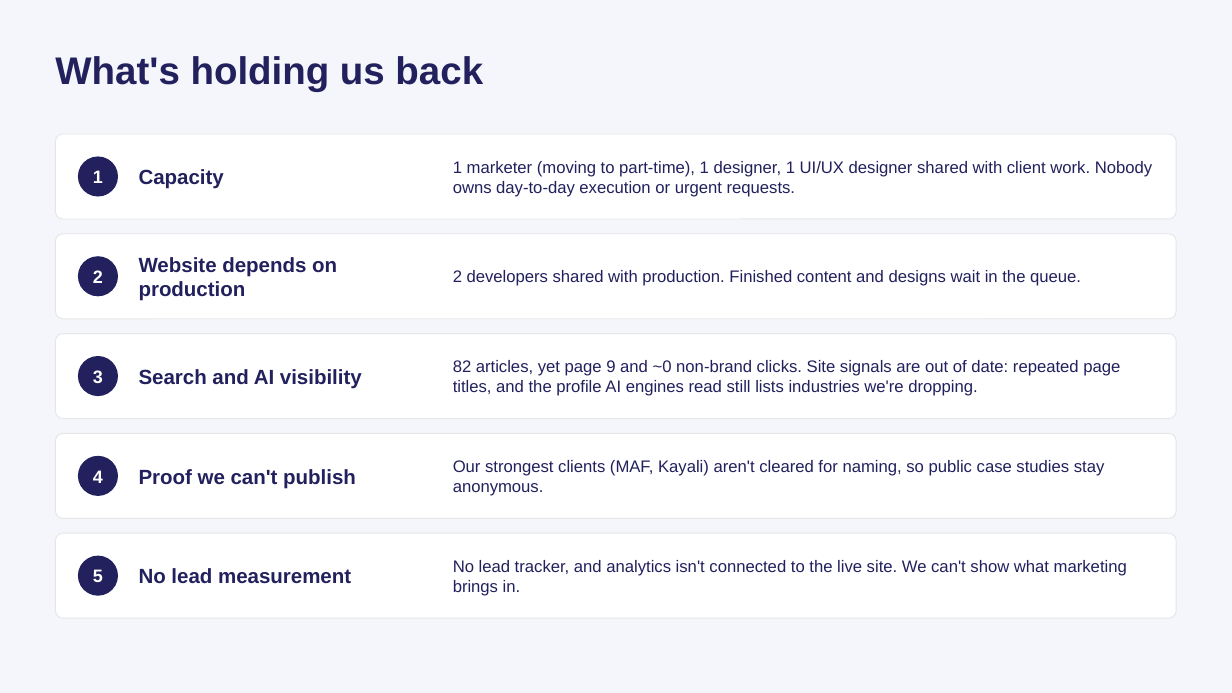
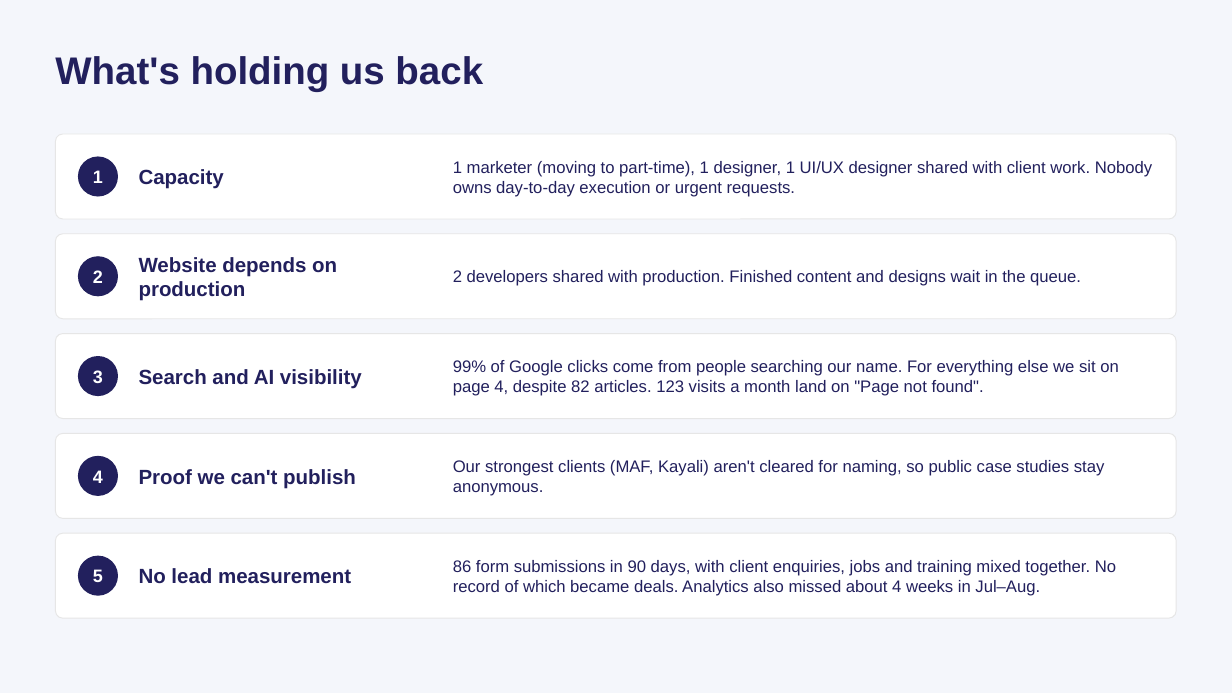
Before and after one commit to sqraza89-tech/repo, a slide deck: slide 4 of Notes/2026-09-23-xloop-marketing-plan-q2-q3.pptx. Drawn at 1232x693 pixels with LibreOffice and Linux fonts; fonts in the diff are those of the drawing. Boxes give left, top, right and bottom in pixels: in the first picture for what was removed or moved away, otherwise in the second. Text is boxed around its words. In the diff, an @@ line names an element or a change of style, - is before the commit and + after.

```diff
--- a/Notes/2026-09-23-xloop-marketing-plan-q2-q3.pptx
+++ b/Notes/2026-09-23-xloop-marketing-plan-q2-q3.pptx
@@ text at (x1=453, y1=360, x2=1119, y2=396): text changed @@
-82 articles, yet page 9 and ~0 non-brand clicks. Site signals are out of date: repeated page titles, and the profile AI engines read still lists industries we're dropping.
+99% of Google clicks come from people searching our name. For everything else we sit on page 4, despite 82 articles. 123 visits a month land on "Page not found".
@@ text at (x1=453, y1=560, x2=1116, y2=596): text changed @@
-No lead tracker, and analytics isn't connected to the live site. We can't show what marketing brings in.
+86 form submissions in 90 days, with client enquiries, jobs and training mixed together. No record of which became deals. Analytics also missed about 4 weeks in Jul–Aug.
```
Also in this commit, not shown: 4 other slides changed, 1 other file.
